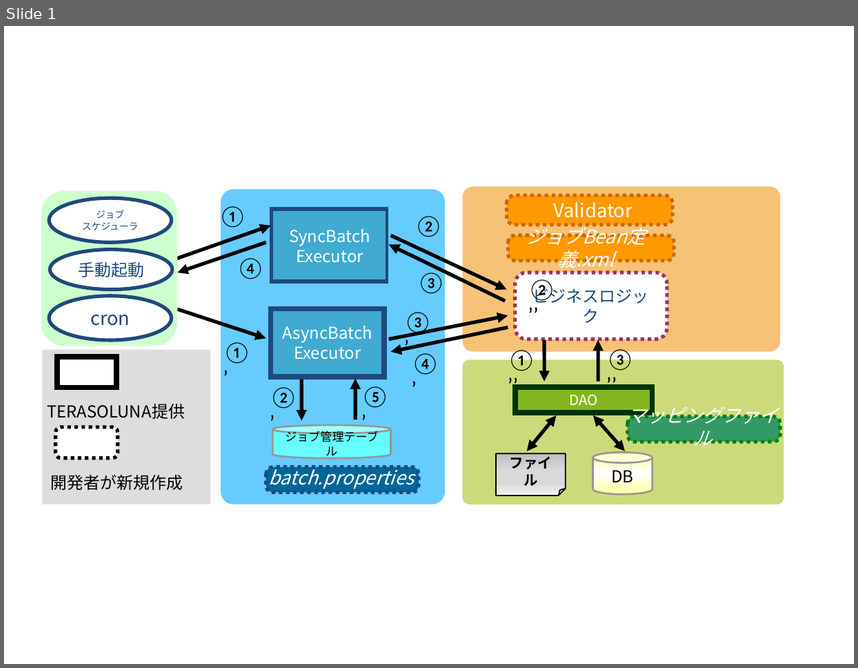
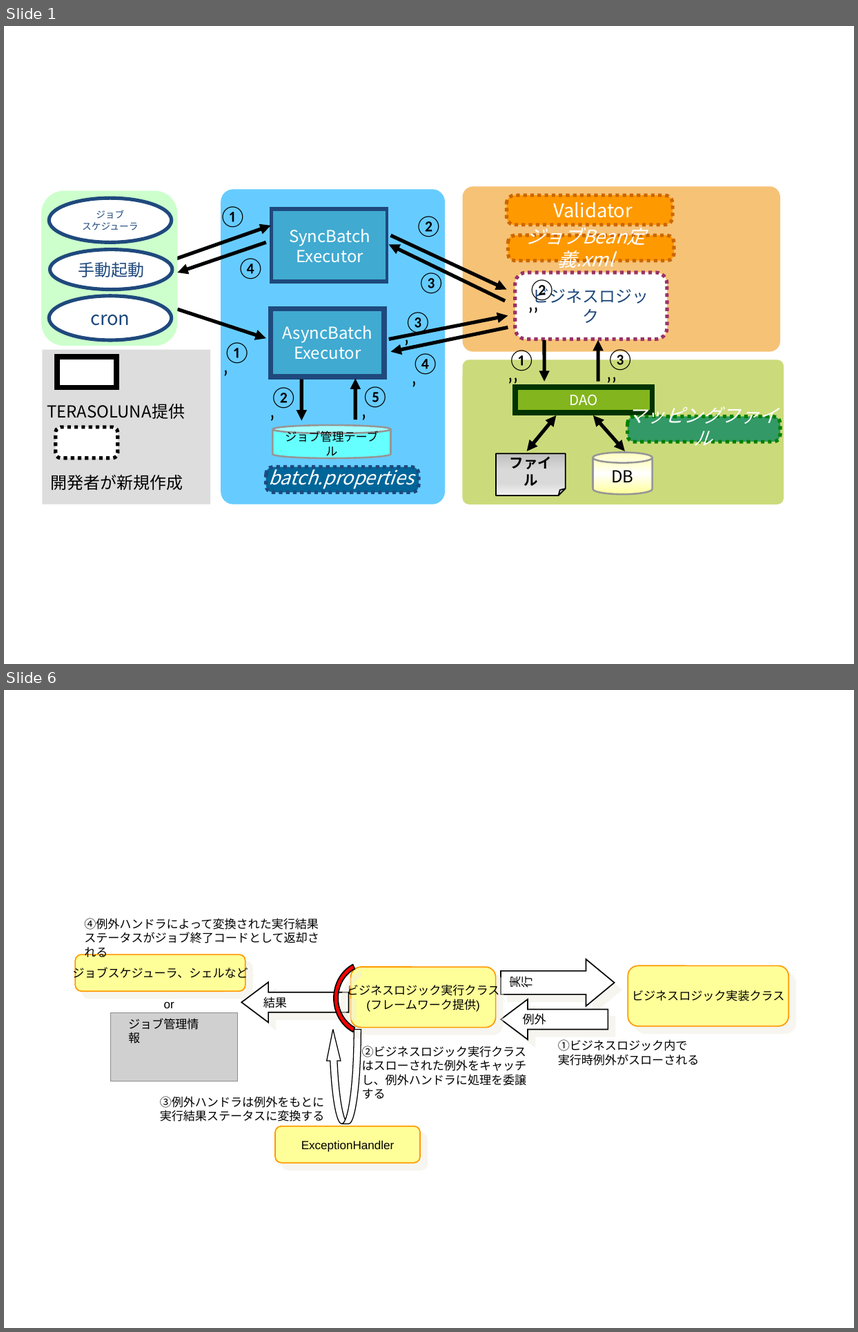
Before and after one commit to terasoluna-batch/terasoluna-doc, a slide deck: function/素材/BL-01～BL05 TERASOLUNA Batch Framework for Java ver3.x本体説明書の図.pptx. Shown one above the other, each under a label of ours: slide 1 before the commit, slides 1 and 6 after it; the slides between them are not shown. The pictures are 858x668 and 858x1332 pixels, drawn with LibreOffice and Linux fonts; fonts in the diff are those of the drawing; grey boxes stand for pictures. Boxes give left, top, right and bottom in pixels: in the first picture for what was removed or moved away, otherwise in the second. Text is boxed around its words. In the diff, an @@ line names an element or a change of style, - is before the commit and + after.

```diff
--- a/function/素材/BL-01～BL05 TERASOLUNA Batch Framework for Java ver3.x本体説明書の図.pptx
+++ b/function/素材/BL-01～BL05 TERASOLUNA Batch Framework for Java ver3.x本体説明書の図.pptx
@@ slide 6 added at box(4, 690, 854, 1328), background #FFFFFF @@
@@ text added at box(84, 918, 319, 957), 10 pt, text #000000 @@
+④例外ハンドラによって変換された実行結果
+ステータスがジョブ終了コードとして返却される
@@ rounded rectangle added at box(75, 954, 245, 991), fill #FFFF99, outline #FF9900 1 pt, 10 pt, text #000000 @@
+ジョブスケジューラ、シェルなど
@@ freeform shape added at box(335, 960, 401, 1036), fill #FF0000, outline #000000 1 pt @@
@@ rounded rectangle added at box(351, 967, 495, 1027), fill #FFFF99, outline #FF9900 1 pt, 10 pt, text #000000 @@
+ビジネスロジック実行クラス
+(フレームワーク提供)
@@ down arrow added at box(501, 959, 615, 1006), fill #FFFFFF, outline #000000 1 pt, 10 pt, text #000000 @@
+実行
@@ rounded rectangle added at box(628, 965, 789, 1026), fill #FFFF99, outline #FF9900 1 pt, 10 pt, text #000000 @@
+ビジネスロジック実装クラス
@@ left arrow added at box(242, 983, 349, 1023), fill #FFFFFF, outline #000000 1 pt, 10 pt, text #000000 @@
+結果
@@ left arrow added at box(501, 999, 608, 1039), fill #FFFFFF, outline #000000 1 pt, 10 pt, text #000000 @@
+例外
@@ picture added at box(110, 1013, 238, 1081) @@
@@ text added at box(128, 1018, 199, 1043), 10 pt, text #000000 @@
+ジョブ管理情報
@@ text added at box(164, 1001, 174, 1008), 10 pt, text #000000 @@
+or
@@ curved up arrow added at box(326, 1029, 361, 1123), outline #000000 0.75 pt @@
@@ text added at box(558, 1039, 700, 1065), 10 pt, text #000000 @@
+①ビジネスロジック内で
+実行時例外がスローされる
@@ text added at box(362, 1074, 527, 1098), 10 pt, text #000000 @@
+②ビジネスロジック実行クラスはスローされた例外をキャッチし、例外ハンドラに処理を委譲する
@@ text added at box(160, 1096, 325, 1121), 10 pt, text #000000 @@
+③例外ハンドラは例外をもとに
+実行結果ステータスに変換する
@@ rounded rectangle added at box(275, 1126, 419, 1163), fill #FFFF99, outline #FF9900 1 pt, 10 pt, text #000000 @@
+ExceptionHandler
```
Also in this commit, not shown: 2 slides changed, 2 other slides added, 20 other files.
